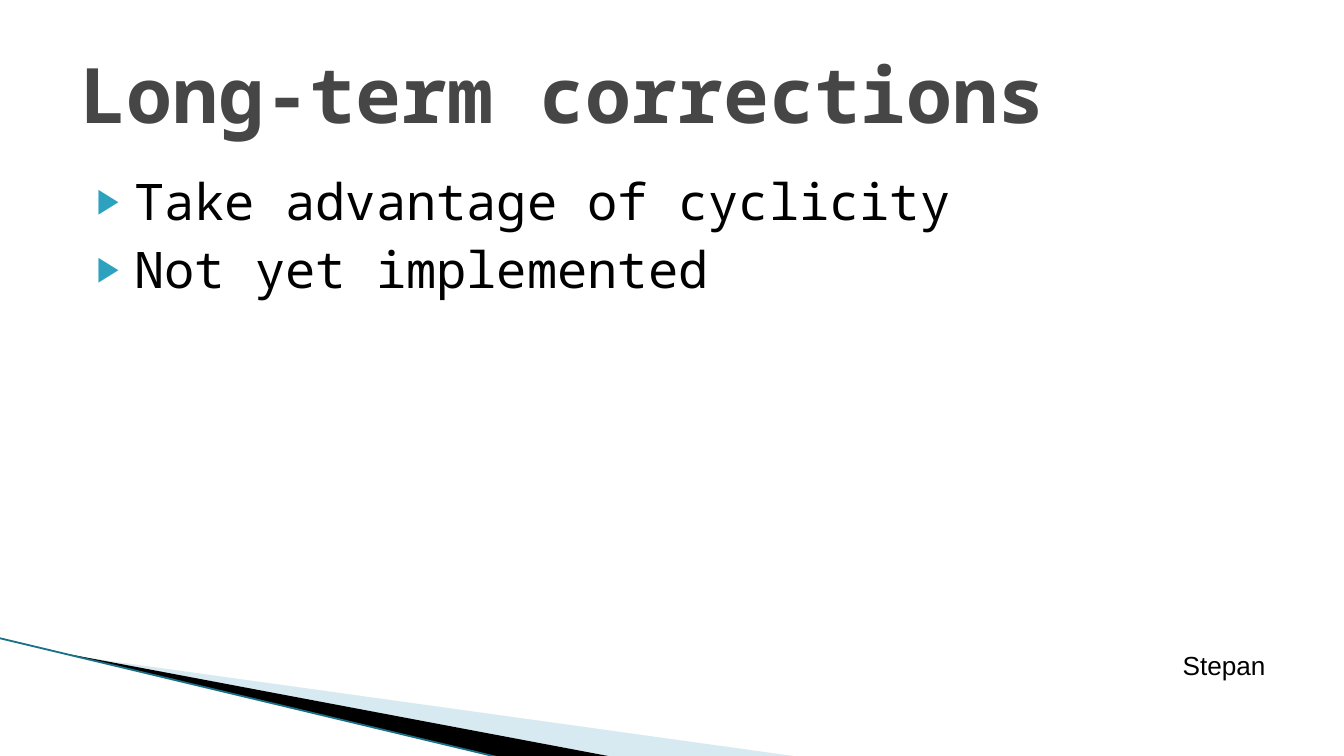
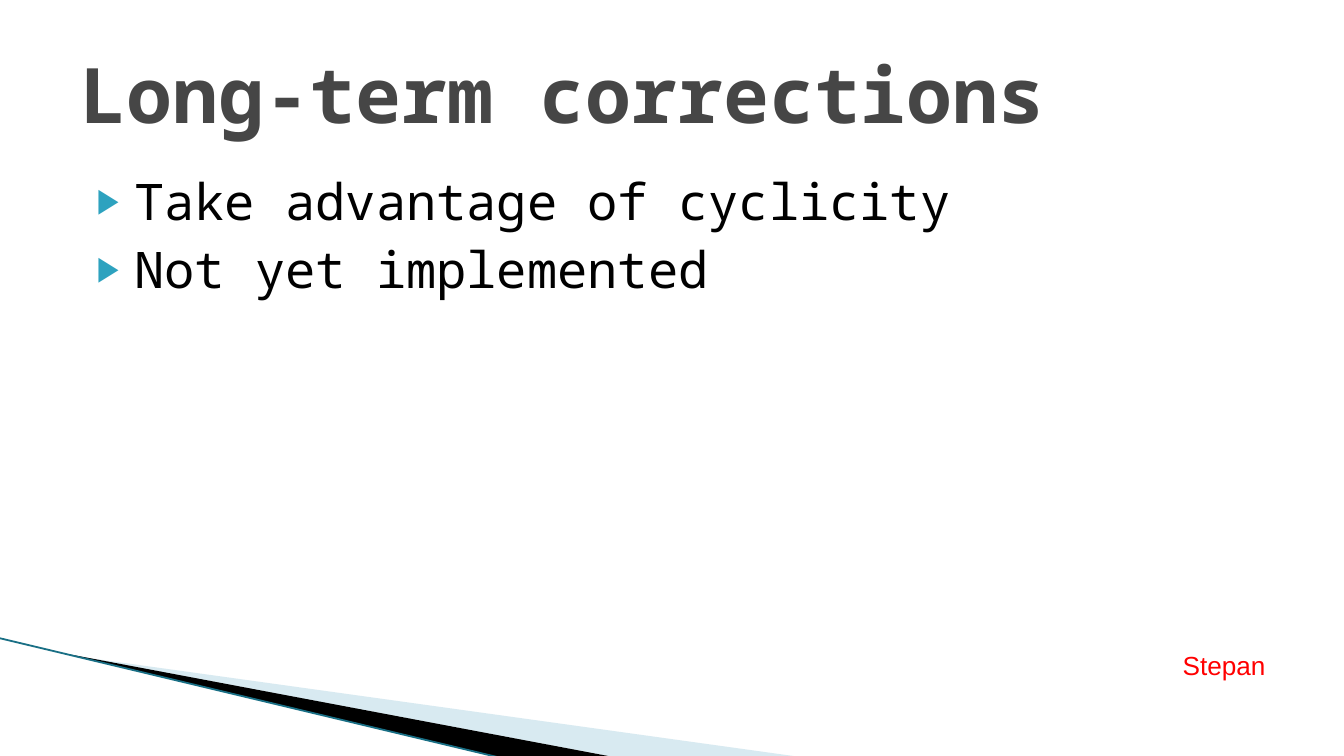
Before and after one commit to macejova/Ecox-seminar-project, a slide deck: slide 14 of prez/Macejovsky_Pardubicky_prez.pptx (slide 13 before the commit). Drawn at 1344x756 pixels with LibreOffice and Linux fonts; fonts in the diff are those of the drawing; background and template pictures are left out. Boxes give left, top, right and bottom in pixels: in the first picture for what was removed or moved away, otherwise in the second. Text is boxed around its words. In the diff, an @@ line names an element or a change of style, - is before the commit and + after.

```diff
--- a/prez/Macejovsky_Pardubicky_prez.pptx
+++ b/prez/Macejovsky_Pardubicky_prez.pptx
@@ text "Stepan" at [1183, 656, 1266, 681]: text colour #000000 to #FF0000 @@
```
Also in this commit, not shown: 11 other slides changed, 2 slides added, 1 slide removed.
